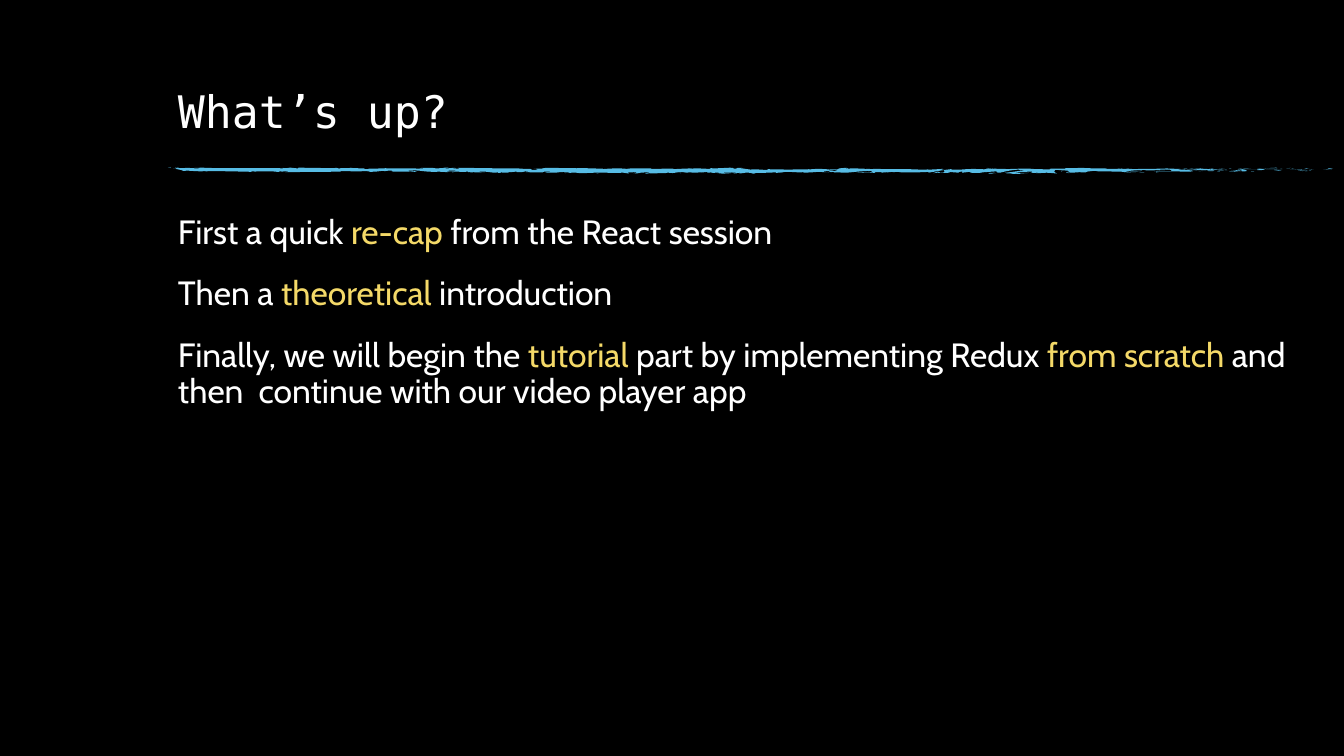
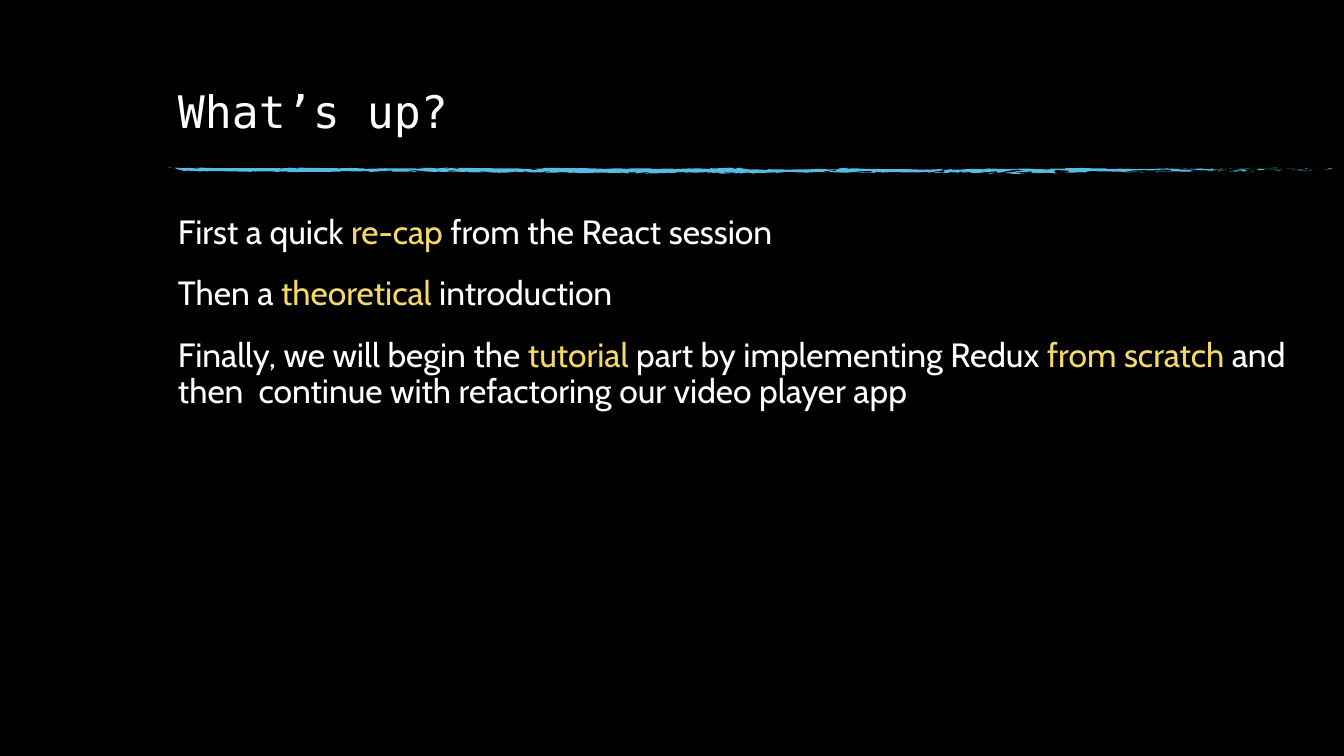
Before and after one commit to acorn-technology/react-and-rn-intro, a slide deck: slide 3 of tutorial/redux/Redux.pptx. Drawn at 1344x756 pixels with LibreOffice and Linux fonts; fonts in the diff are those of the drawing; background and template pictures are left out. Boxes give left, top, right and bottom in pixels: in the first picture for what was removed or moved away, otherwise in the second. Text is boxed around its words. In the diff, an @@ line names an element or a change of style, - is before the commit and + after.

```diff
--- a/tutorial/redux/Redux.pptx
+++ b/tutorial/redux/Redux.pptx
@@ text at [178, 341, 1286, 411]: text changed @@
-Finally, we will begin the tutorial part by implementing Redux from scratch and then continue with our video player app
+Finally, we will begin the tutorial part by implementing Redux from scratch and then continue with refactoring our video player app
```
Also in this commit, not shown: 1 other slide changed, 5 other files.
